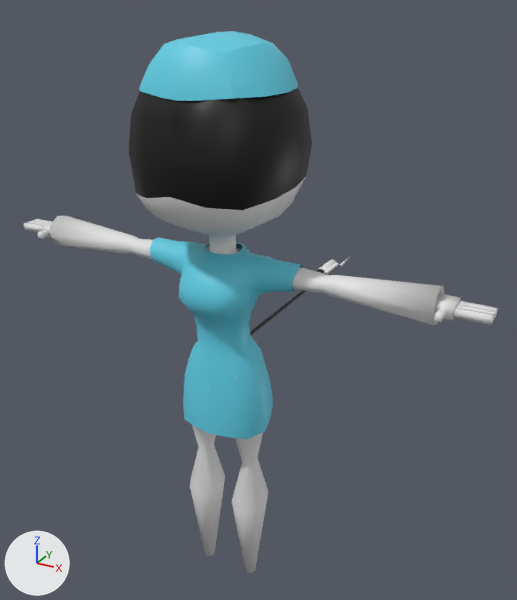
Renders of the Blender file 06.06.2025_Nurse_Drones.blend from each side of a commit.
Camera for both pictures: a 50 mm lens placed at (3.16, -5.1, 5.73), pointed at (-0.2, 1.01, 2.68). The axes (+X, +Y, +Z) are drawn at lower left. The lights are the same throughout.

The older version as bpy lines, for what is in view:
```python
me_body_mesh = bpy.data.meshes.new('Body_Mesh')
me_body_mesh.from_pydata(...)  # 858 vertices, 839 faces, 1 loose edge; spans x -2.36..2.36, y -0.75..3.1, z 0.01..5.26
me_body_mesh.polygons.foreach_set('use_smooth', [True] * 839)
# faces by material slot: [711, 128]
me_body_mesh.materials.append(mat_wilet)  # white #e7e7e7
me_body_mesh.materials.append(mat_black)  # black #000000
me_плоскость = bpy.data.meshes.new('Плоскость')
me_плоскость.from_pydata(...)  # 33 vertices, 24 faces; spans x 0.0..0.625, y -0.601..0.616, z 4.952..5.401
me_плоскость.polygons.foreach_set('use_smooth', [True] * 24)
me_плоскость.materials.append(mat_материал)  # cyan #5fd0e7
me_плоскость_002 = bpy.data.meshes.new('Плоскость.002')
me_плоскость_002.from_pydata(...)  # 285 vertices, 260 faces; spans x -0.75..0.75, y -0.41..0.41, z 1.84..3.63
me_плоскость_002.polygons.foreach_set('use_smooth', [True] * 260)
me_плоскость_002.materials.append(mat_материал)  # cyan #5fd0e7
ob_body = bpy.data.objects.new('Body', me_body_mesh)
ob_body.location = (0.0, 0.0, 0.0)
ob_плоскость = bpy.data.objects.new('Плоскость', me_плоскость_002)
ob_плоскость.location = (0.0, 0.0, 0.0)
ob_плоскость_001 = bpy.data.objects.new('Плоскость.001', me_плоскость)
ob_плоскость_001.location = (0.0, 0.0, 0.0)
_m = ob_плоскость_001.modifiers.new('Зеркало', 'MIRROR')
_m.use_clip = True
```
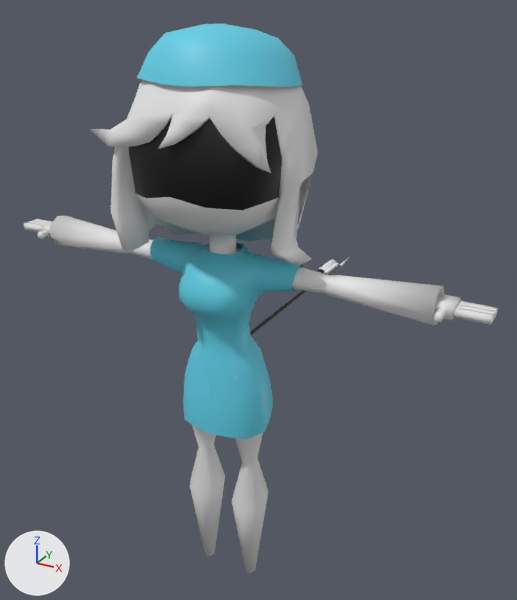
Pixel boxes [x1, y1, x2, y2] of what changed, in the pictures (517 x 600 px):
'Body.001', added: after [90, 80, 318, 266]
'Плоскость.001', reshaped, modifiers changed (10% shorter): before [139, 31, 298, 101]; after [137, 24, 302, 87]

What changed in the scene script:
```text
Change me_плоскость:
    used by ob_плоскость_001; location = (0.0, 0.0, 0.0)
    remove me_плоскость.from_pydata(...)  # 33 vertices, 24 faces; spans x 0.0..0.625, y -0.601..0.616, z 4.952..5.401
    add me_плоскость.from_pydata(...)  # 57 vertices, 48 faces; spans x -0.653..0.653, y -0.602..0.667, z 4.957..5.467
    me_плоскость part 1: the whole mesh is rebuilt
Add me_body_mesh_001:
    me_body_mesh_001.from_pydata(...)  # 200 vertices, 194 faces; spans x -0.96..0.95, y -0.79..0.76, z 3.54..5.3
    me_body_mesh_001.polygons.foreach_set('use_smooth', [True] * 194)
    me_body_mesh_001.materials.append(mat_wilet)  # white #e7e7e7
Change ob_плоскость_001:
    remove _m = ob_плоскость_001.modifiers.new('Зеркало', 'MIRROR')
    remove _m.use_clip = True
Add ob_body_001:
    ob_body_001 = bpy.data.objects.new('Body.001', me_body_mesh_001)
    ob_body_001.location = (0.0, 0.0, 0.0)
```
